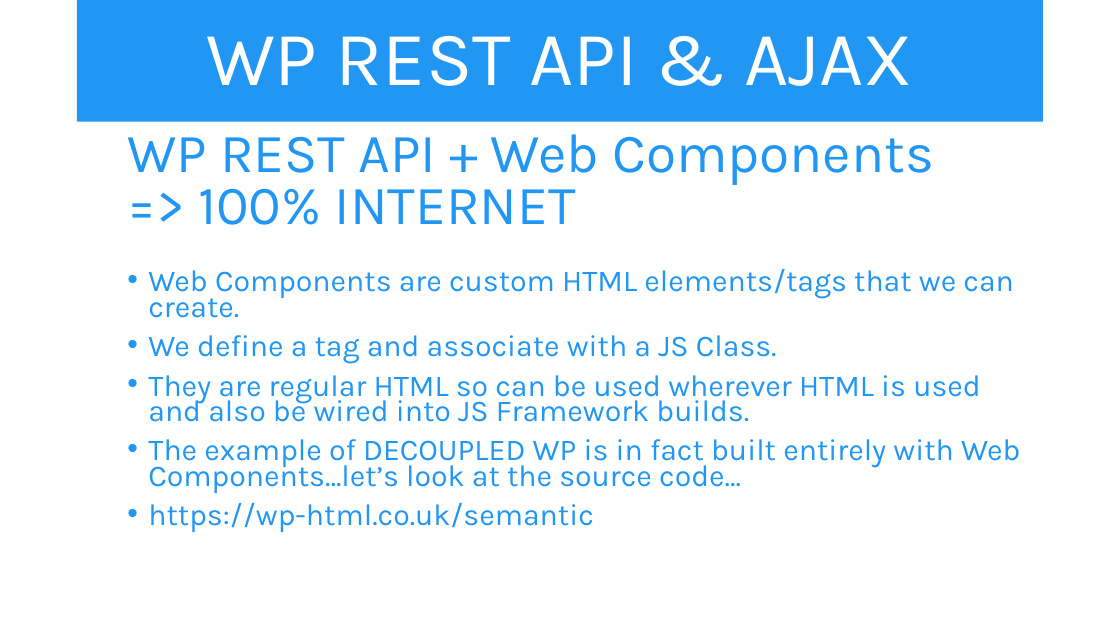
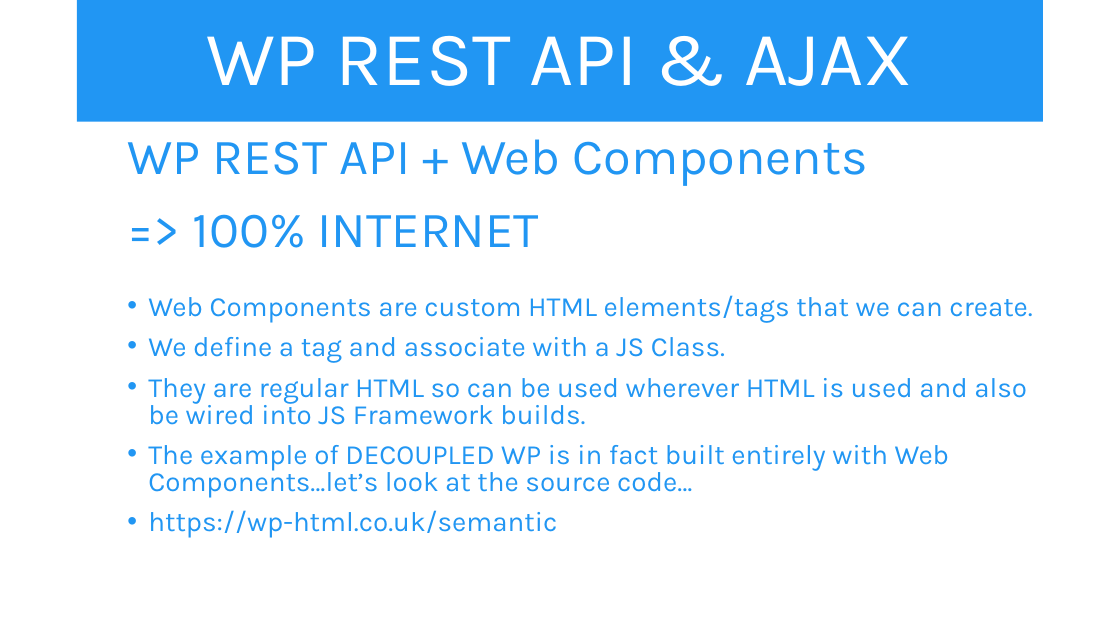
Before and after one commit to iwswordpress/rest, a slide deck: slide 18 of rest-api-workshop.pptx. Drawn at 1120x630 pixels with LibreOffice and Linux fonts; fonts in the diff are those of the drawing. Boxes give left, top, right and bottom in pixels: in the first picture for what was removed or moved away, otherwise in the second. Text is boxed around its words. In the diff, an @@ line names an element or a change of style, - is before the commit and + after.

```diff
--- a/rest-api-workshop.pptx
+++ b/rest-api-workshop.pptx
@@ text "WP REST API + Web ..." at <box>127,139,1032,538</box>: size 47.2 to 43.4 pt in "WP REST API + Web Components", "=> 100% INTERNET"; size 25.9 to 23.8 pt in "Web Components are custom HTML elements/tags that ...", "We define a tag and associate with ...", "They are regular HTML so can be ...", "The example of DECOUPLED WP is in ..." and 1 more places; line spacing 0.7 to 0.8 @@
```
Also in this commit, not shown: 5 other slides changed, 2 other files.
